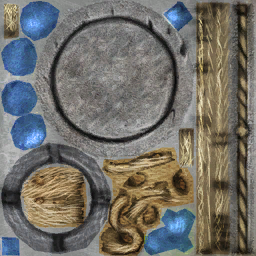
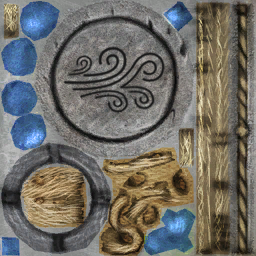
Layers edited between the first and the second 256×256 image:
added group "Группа 2" with 4 layers above "Слой 2 копия" over [63, 46, 165, 113]
added layer "Слой 4 копия 3" in group "Группа 2" over [116, 82, 155, 111]
added layer "Слой 4 копия 2" in group "Группа 2" over [65, 54, 93, 77]
added layer "Слой 4 копия" in group "Группа 2" over [79, 86, 137, 113]
added layer "Слой 4" in group "Группа 2" over [63, 46, 165, 92]
